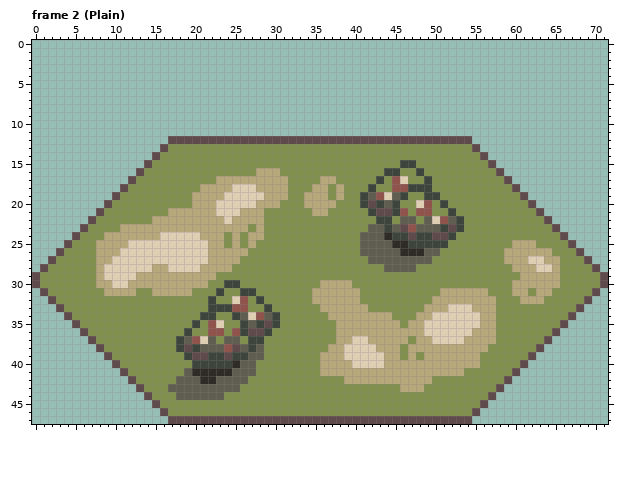
A pixel-art file gets an edit: Resources/Aseprite/tiles.aseprite. The first picture shows the starting point.
72x48 pixels, 7 frames. Shown: frame 2 (Plain). The commit also changed other frames, which this record leaves out.
And afterwards:
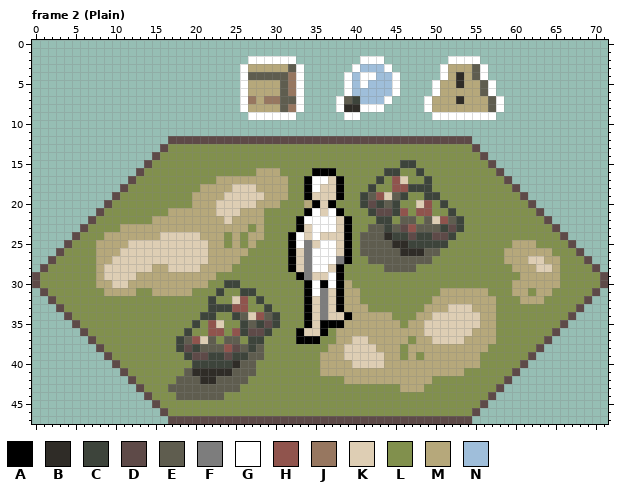
Palette (. is transparent): A #000000  B #2f2c27  C #3d443b  D #5e4a48  E #5f5d4f  F #7d7d7d  G #ffffff  H #90544d  J #977760  K #deceb4  L #81904d  M #b6a87b  N #9fbeda
Edits made:
layer "char_ref" now shown
layer "ui" now shown
Frame 2 (Plain), layers "ui", "char_ref":
Colour A replaces colour L in row 16 at x 35 to 37; in row 17 at x 34 and 38; in row 18 at x 34; in row 21 at x 34 and 38; in rows 22 to 23 at x 33 and 39; in rows 24 to 27 at x 32 and 39.
Colour A replaces colour L in row 28 at x 32 and 38; in row 29 at x 33 and 38; in rows 30 to 34 at x 34; in row 35 at x 34 and 36 to 37; in row 36 at x 33 and 36; in row 37 at x 33 to 35.
Colour A replaces colour M in row 18 at x 38; in row 19 at x 34 and 38; in row 20 at x 35 and 37; in row 30 at x 36 and 38; in rows 31 to 33 at x 38; in row 34 at x 39.
Colour A replaces colour M in row 35 at x 38.
Colour B is added in rows 4 to 5 at x 53; in row 7 at x 53; in row 8 at x 39 to 40.
Colour C is added in row 7 at x 40.
Colour E is added in row 3 at x 32 and 55; in row 4 at x 27 to 31 and 55; in rows 5 to 6 at x 31 and 56; in row 7 at x 31 to 32, 39 and 57; in row 8 at x 31 and 57.
Colour F replaces colour L in rows 25 to 26 at x 34; in row 27 at x 34 and 38; in rows 28 to 29 at x 34; in row 34 at x 36.
Colour F replaces colour M in rows 31 to 33 at x 36.
Colour G is added in row 2 at x 27 to 32, 41 to 43 and 52 to 55; in row 3 at x 26, 33, 40, 44, 51 and 56; in row 4 at x 26, 33, 39, 41 to 42, 45, 51 and 56; in row 5 at x 26, 33, 39, 41, 45, 50 and 57; in row 6 at x 26, 33, 39, 45, 50 and 57; in row 7 at x 26, 33, 38, 44, 49 and 58.
Colour G is added in row 8 at x 26, 33, 38, 41 to 43, 49 and 58; in row 9 at x 27 to 32, 39 to 40 and 50 to 57.
Colour G replaces colour L in row 17 at x 35; in row 21 at x 37; in row 22 at x 34 to 37; in row 23 at x 35 to 37; in row 24 at x 33 and 35; in row 25 at x 33 and 36 to 37.
Colour G replaces colour L in rows 26 to 27 at x 35 to 37; in row 28 at x 35 to 36; in row 29 at x 37; in row 30 at x 35.
Colour G replaces colour M in row 17 at x 36; in row 18 at x 35; in row 21 at x 35; in row 30 at x 37; in row 31 at x 35.
Colour J is added in rows 4 to 6 at x 32; in row 7 at x 27 and 29 to 30; in row 8 at x 32.
Colour K replaces colour L in rows 18 to 19 at x 37; in row 22 at x 38; in row 23 at x 34 and 38; in row 24 at x 34 and 36 to 38; in row 25 at x 35 and 38; in row 26 at x 33 and 38.
Colour K replaces colour L in row 27 at x 33; in row 28 at x 33 and 37; in row 29 at x 35 to 36; in rows 33 to 35 at x 35; in row 36 at x 34 to 35.
Colour K replaces colour M in row 17 at x 37; in row 18 at x 36; in row 19 at x 35 to 36; in rows 20 to 21 at x 36; in row 31 at x 37; in row 32 at x 35 and 37.
Colour K replaces colour M in row 33 at x 37; in row 34 at x 37 to 38.
Colour M is added in row 3 at x 27 to 31 and 52 to 54; in row 4 at x 52 and 54; in row 5 at x 27 to 30, 51 to 52 and 54 to 55; in row 6 at x 27 to 30 and 51 to 55; in row 7 at x 28, 50 to 52 and 54 to 56; in row 8 at x 27 to 30 and 50 to 56.
Colour N is added in row 3 at x 41 to 43; in row 4 at x 40 and 43 to 44; in row 5 at x 40 and 42 to 44; in row 6 at x 40 to 44; in row 7 at x 41 to 43.
